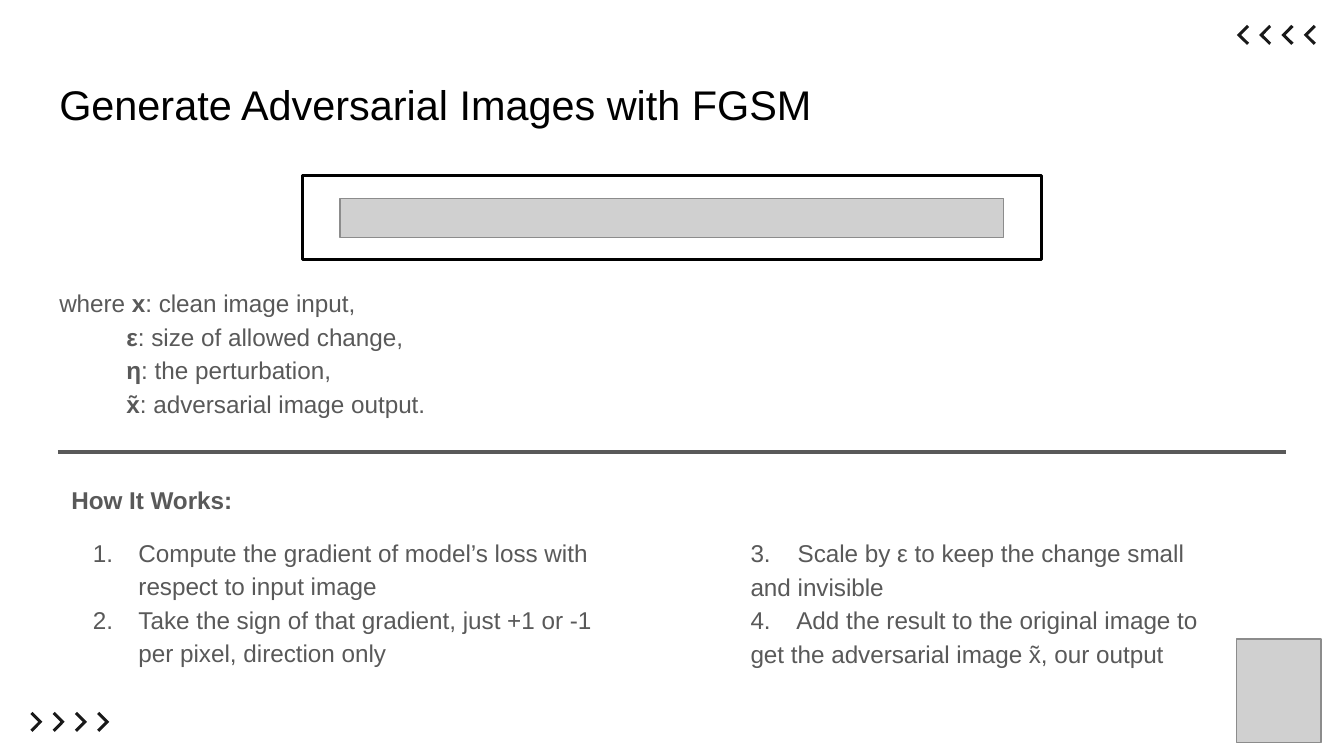
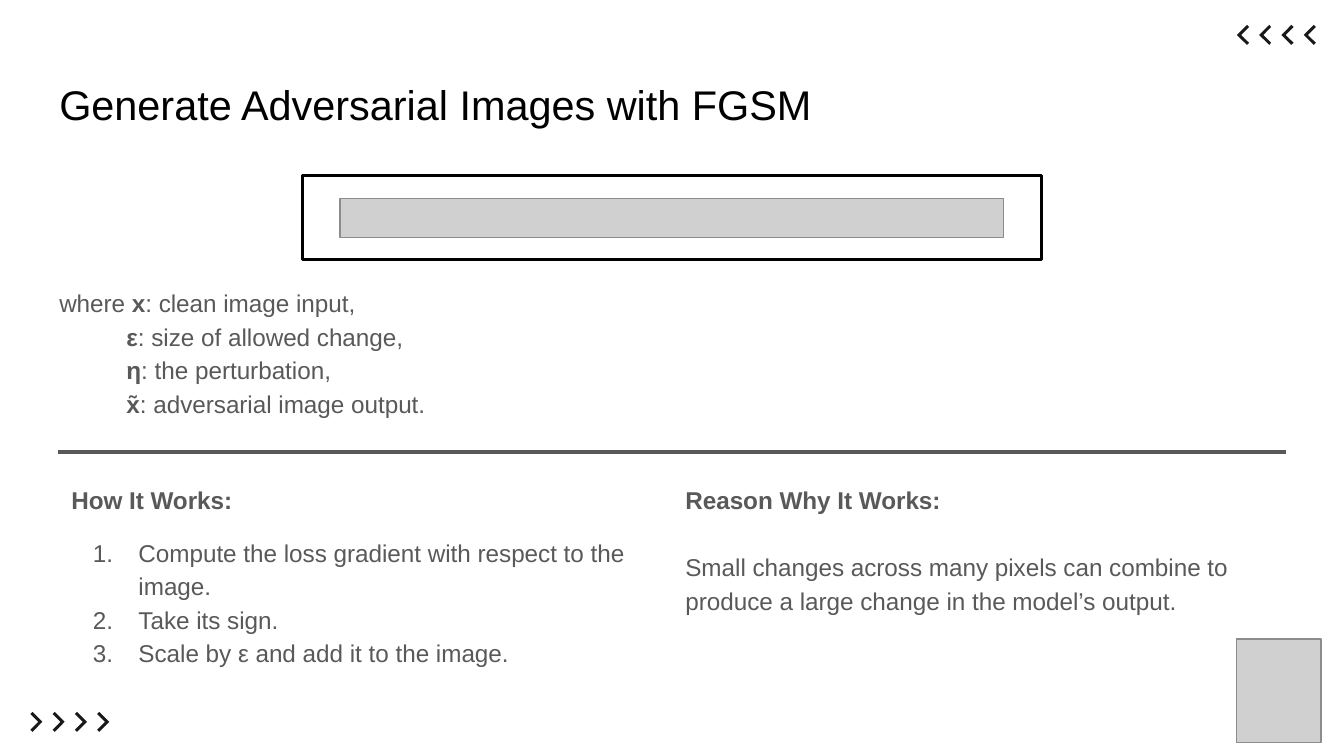
Before and after one commit to ItsKaiwenDu/Robust-Overfitting, a slide deck: slide 3 of report/slides.pptx. Drawn at 1344x756 pixels with LibreOffice and Linux fonts; fonts in the diff are those of the drawing; grey boxes stand for pictures. Boxes give left, top, right and bottom in pixels: in the first picture for what was removed or moved away, otherwise in the second. Text is boxed around its words. In the diff, an @@ line names an element or a change of style, - is before the commit and + after.

```diff
--- a/report/slides.pptx
+++ b/report/slides.pptx
@@ text added at (685, 491, 1227, 615), 13 pt, text #595959 @@
+Reason Why It Works:
+Small changes across many pixels can combine to produce a large change in the model’s output.
@@ text at (138, 544, 625, 667): text changed @@
-1. Compute the gradient of model’s loss with respect to input image
-2. Take the sign of that gradient, just +1 or -1 per pixel, direction only
+1. Compute the loss gradient with respect to the image.
+2. Take its sign.
+3. Scale by ε and add it to the image.
@@ text removed at (751, 544, 1197, 668) @@
-3. Scale by ε to keep the change small and invisible
-4. Add the result to the original image to get the adversarial image x̃, our output
```
Also in this commit, not shown: 5 other slides changed, 7 slides added, 9 slides removed.
